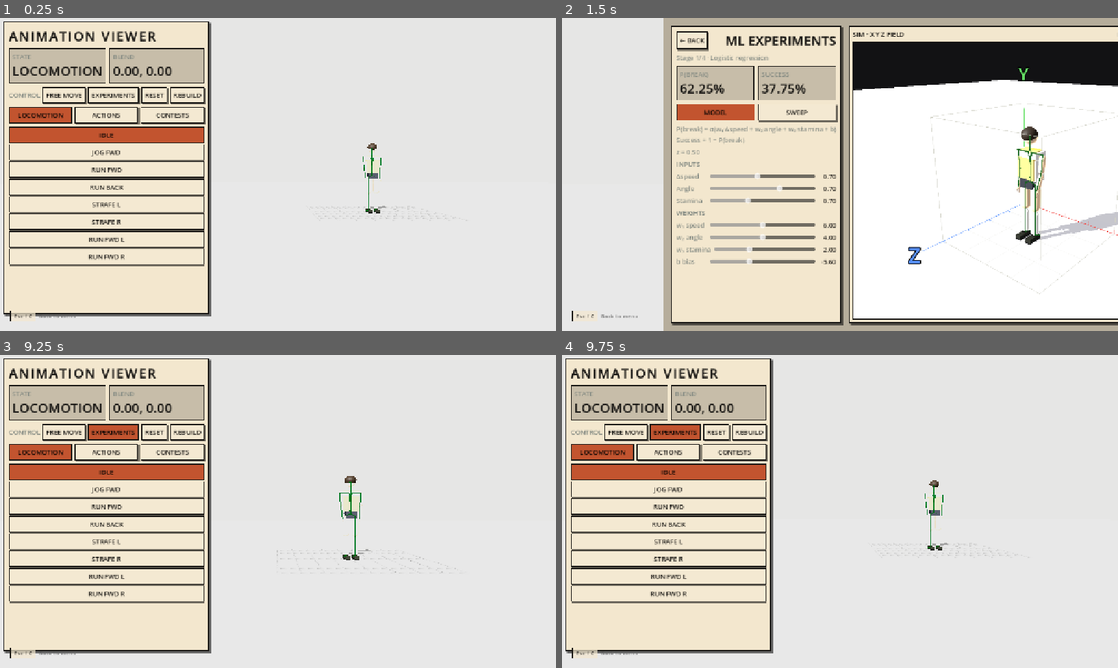
Above: before the commit, frames 1-4 (two rows, left to right).
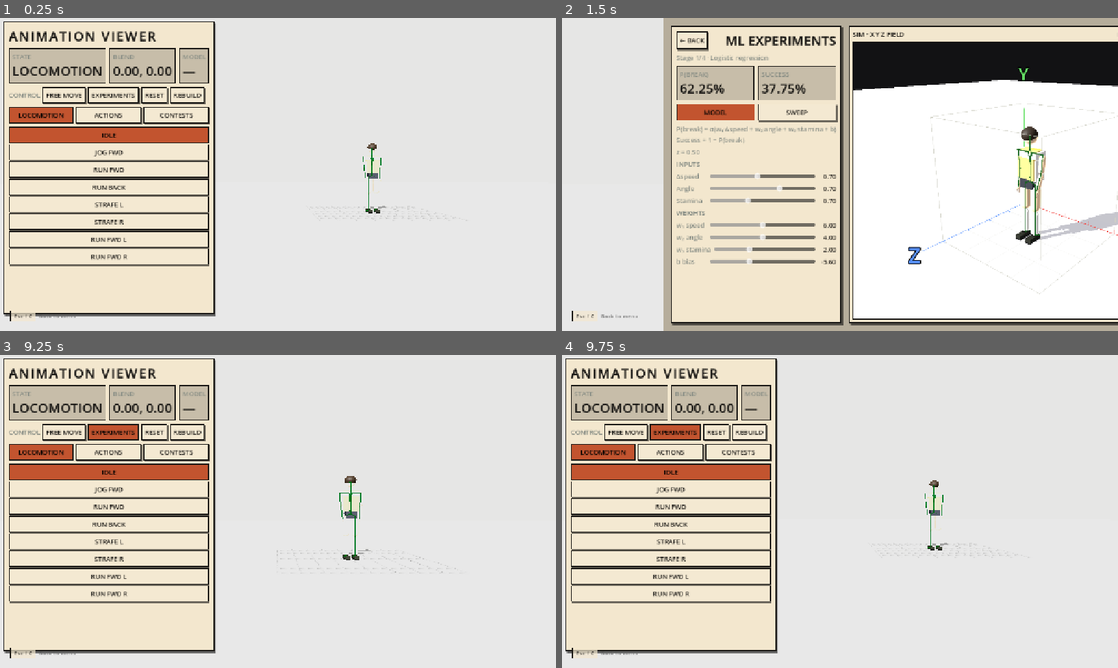
Above: after the commit, the same moments.

Repository: Yaandle/aussie-rules2
Game: Godot game, scene res://scenes/dev/animation_viewer.tscn
Same seed, same stepped clock (60 frames per second), same inputs: the game is played once before the commit and once after it. This scene is started directly instead of the project's main scene.
Inputs:
- Up to frame 1 (0.25 s): no input
- Up to frame 2 (1.5 s): click "FREE MOVE" at 0.5 s; click "EXPERIMENTS" at 1.25 s
- Up to frame 3 (9.25 s): click "MODEL" at 2 s; click "SWEEP" at 2.75 s; click "SWEEP" at 3.5 s; click "Sweep w₂ (angle)" at 4.25 s; click "1,000 each" at 5 s; click "Seed 1" at 5.75 s; click "RUN" at 6.5 s; click "10 SEEDS" at 7.25 s; click "MODEL" at 8 s; click "← BACK" at 8.75 s
- Up to frame 4 (9.75 s): click "REBUILD" at 9.5 s

The runs differ from the first frame. In frame 1, 2.2% of the frame differs, in the area x 3-39%, y 1-96%; in frame 2, less than 0.1%; in frame 3, 2.2%; in frame 4, 2.2%.
Error after the commit: Invalid call. Nonexistent function 'is_imported' in base 'Node3D (HumanoidRig)'. (res://scripts/dev/animation_viewer.gd:560)

Commit message:
Give the character screen the same retro card shell as team list/dev viewers
Wraps the left-column content (title, stat rows, APPLY TO, PLAY button) in
RetroWindow's parchment-fill/hard-shadow card shell, matching team_list_
screen.gd and the dev animation/ML-experiments viewers, with a rust
underline flourish under the title. StatRow, ActionButton and KeyHintBar
are unchanged. Also guards animation_viewer.gd's _reset_contest_state
against null contest players.

Co-Authored-By: Claude Sonnet 5 <noreply@anthropic.com>

Diff:
--- a/scripts/dev/animation_viewer.gd
+++ b/scripts/dev/animation_viewer.gd
@@ -232,6 +232,7 @@
 var _current_blend := Vector2.ZERO
 var _state_label: Label
 var _blend_label: Label
+var _model_label: Label
 var _jump_tween: Tween
 
 var _preview_columns: Control
@@ -548,6 +549,16 @@
 	_player_animation.name = "PlayerAnimation"
 	_subject.add_child(_player_animation)
 
+	_update_model_label()
+
+
+## Reads HumanoidRig.is_imported() so the MODEL metric card always reflects
+## whichever path _rig._build() actually took, including after REBUILD.
+func _update_model_label() -> void:
+	if _model_label == null or _rig == null:
+		return
+	_model_label.text = "IMPORTED" if _rig.is_imported() else "PROCEDURAL"
+
 
 # ── UI ───────────────────────────────────────────────────────────────
 # Same hard-shell card language as MLExperimentViewer (ml_experiment_viewer.
@@ -596,6 +607,18 @@
 	_blend_label.text = "0.00, 0.00"
 	blend_card.node.size_flags_horizontal = Control.SIZE_EXPAND_FILL
 	metrics.add_child(blend_card.node)
+
+	# 4B's "development menu" half in miniature: proves HumanoidRig's import
+	# swap (see humanoid_rig.gd's own header) actually took effect, without
+	# having to read code or attach a debugger. REBUILD already re-runs
+	# _build_subject() -> HumanoidRig._ready() -> _build(), so it's already
+	# a full end-to-end exercise of the swap path once a real res://assets/
+	# characters/player.glb exists — this just surfaces which path won.
+	var model_card := _metric_card("MODEL")
+	_model_label = model_card.value_label
+	model_card.node.size_flags_horizontal = Control.SIZE_EXPAND_FILL
+	metrics.add_child(model_card.node)
+	_update_model_label()
 
 	_experiment_ui = MLExperimentViewerScript.new(self)
 
@@ -1251,6 +1274,9 @@
 func _reset_contest_state() -> void:
 	_contest_stage = ContestStage.NONE
 	_sequence_stage = ContestStage.NONE
+
+	if _contest_a == null or _contest_b == null:
+		return
 
 	_contest_a.velocity = Vector3.ZERO
 	_contest_b.velocity = Vector3.ZERO
--- a/scripts/ui/character_screen.gd
+++ b/scripts/ui/character_screen.gd
@@ -53,7 +53,25 @@
 const STAT_TOP := 160.0
 const ROW_SEPARATION := 8
 const BUTTON_TOP := 613.0
-const HINTS_TOP := 678.0
+
+## Retro card shell behind the left column — the same windowed-console
+## treatment (parchment fill, thick near-black border, hard offset shadow)
+## team_list_screen.gd and the dev animation/ML-experiments viewers already
+## use, so this screen reads as the same family instead of its rows sitting
+## bare on the live 3D backdrop. Only the shell is new: StatRow,
+## ActionButton and KeyHintBar are untouched, same content just framed.
+## Derived from the existing row geometry above (CARD_PAD in from
+## LEFT_MARGIN/HEADER_TOP) rather than a second hand-tuned layout.
+const CARD_PAD := 24.0
+const CARD_LEFT := LEFT_MARGIN - CARD_PAD
+const CARD_TOP := HEADER_TOP - CARD_PAD
+const CARD_WIDTH := StatRow.WIDTH + CARD_PAD * 2.0
+const CARD_HEIGHT := BUTTON_TOP + ActionButton.HEIGHT - CARD_TOP + CARD_PAD
+
+## Below the card's own hard shadow (RetroWindow.SHADOW_OFFSET.y), clear of
+## the card entirely rather than sitting on its edge the way the old
+## HINTS_TOP (inside the card's old footprint) did.
+const HINTS_TOP := CARD_TOP + CARD_HEIGHT + RetroWindow.SHADOW_OFFSET.y + 6.0
 
 
 @onready var _ui: Control = $Overlay/UI
@@ -216,21 +234,39 @@
 # ── Build ────────────────────────────────────────────────────────────
 
 func _build() -> void:
+	# Retro card shell (see CARD_* above) — shell() rather than card() since
+	# every child below is positioned by hand with raw .position offsets,
+	# same reason settings_screen.gd/pause_screen.gd use it instead of a
+	# layout container.
+	var card_panel := RetroWindow.shell(_ui, Vector2(CARD_WIDTH, CARD_HEIGHT))
+	(card_panel.get_parent() as Control).position = Vector2(CARD_LEFT, CARD_TOP)
+
 	var header := VBoxContainer.new()
-	header.position = Vector2(LEFT_MARGIN, HEADER_TOP)
+	header.position = Vector2(CARD_PAD, CARD_PAD)
 	header.add_theme_constant_override(&"separation", 2)
 	header.mouse_filter = Control.MOUSE_FILTER_IGNORE
 	header.add_child(UIStyle.label(TITLE, UIStyle.SIZE_TITLE, UIStyle.TEXT_PRIMARY,
 		UIStyle.WEIGHT_HEAVY, UIStyle.TRACK_TITLE))
+
+	# The same short rust-coloured rule team_list_screen.gd prints under its
+	# own title — the one "printed card" flourish, now shared.
+	var underline := Panel.new()
+	underline.custom_minimum_size = Vector2(56.0, 4.0)
+	underline.mouse_filter = Control.MOUSE_FILTER_IGNORE
+	var underline_style := StyleBoxFlat.new()
+	underline_style.bg_color = RetroWindow.ACCENT
+	underline.add_theme_stylebox_override(&"panel", underline_style)
+	header.add_child(underline)
+
 	header.add_child(UIStyle.label(SUBTITLE, UIStyle.SIZE_SUBTITLE, UIStyle.TEXT_MUTED,
 		UIStyle.WEIGHT_REGULAR, UIStyle.TRACK_SUBTITLE))
-	_ui.add_child(header)
+	card_panel.add_child(header)
 
 	var list := VBoxContainer.new()
-	list.position = Vector2(LEFT_MARGIN, STAT_TOP)
+	list.position = Vector2(CARD_PAD, STAT_TOP - CARD_TOP)
 	list.add_theme_constant_override(&"separation", ROW_SEPARATION)
 	list.mouse_filter = Control.MOUSE_FILTER_IGNORE
-	_ui.add_child(list)
+	card_panel.add_child(list)
 	for entry: Dictionary in ATTRIBUTE_ROWS:
 		var row := StatRow.new()
 		list.add_child(row)
@@ -248,8 +284,8 @@
 	_play = ActionButton.new(ACTION_TEXT)
 	_play.mouse_filter = Control.MOUSE_FILTER_STOP
 	_play.gui_input.connect(_on_play_gui_input)
-	_play.position = Vector2(LEFT_MARGIN, BUTTON_TOP)
-	_ui.add_child(_play)
+	_play.position = Vector2(CARD_PAD, BUTTON_TOP - CARD_TOP)
+	card_panel.add_child(_play)
 
 	_hints = KeyHintBar.new()
 	_hints.position = Vector2(LEFT_MARGIN, HINTS_TOP)
